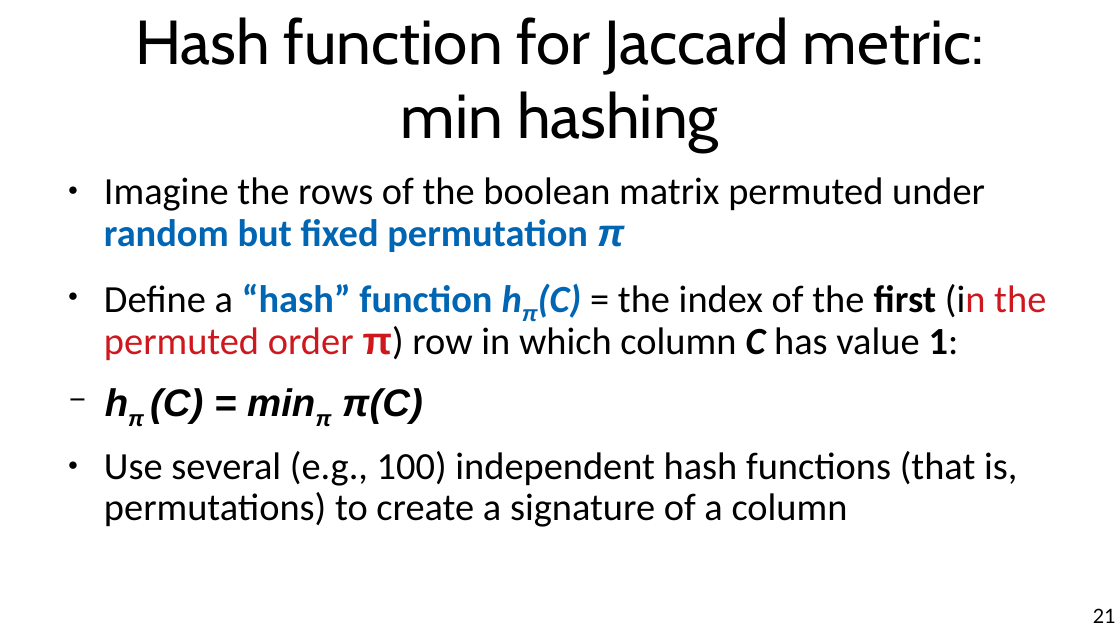
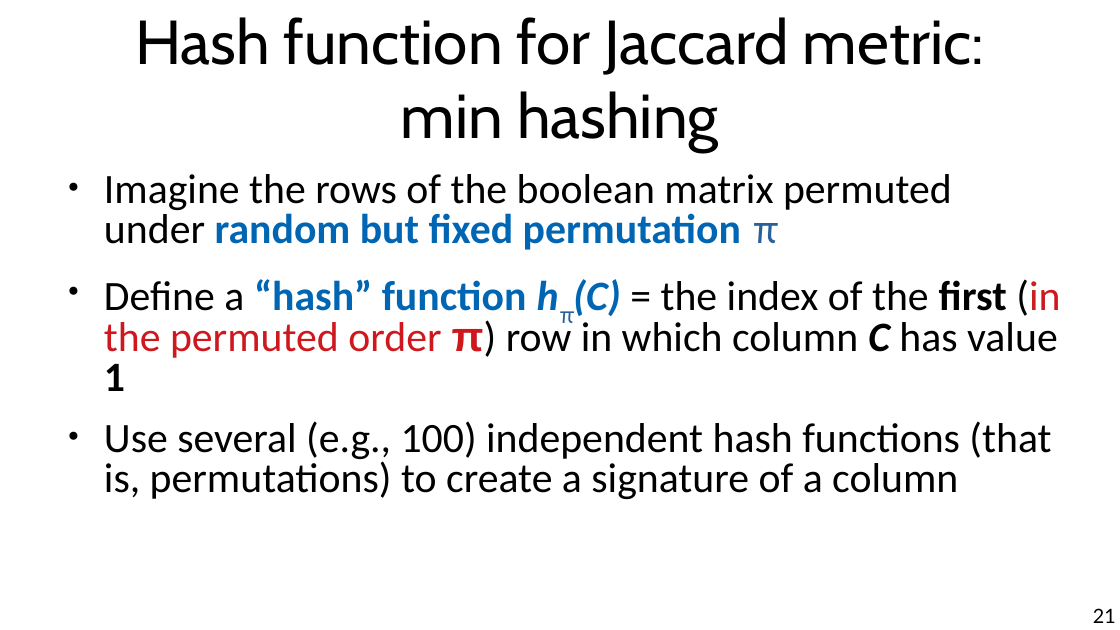
Before and after one commit to chatox/data-mining-course, a slide deck: slide 21 of theory/odp/tt08_near_duplicates.odp. Drawn at 1120x630 pixels with LibreOffice and Linux fonts; fonts in the diff are those of the drawing. Boxes give left, top, right and bottom in pixels: in the first picture for what was removed or moved away, otherwise in the second. Text is boxed around its words. In the diff, an @@ line names an element or a change of style, - is before the commit and + after.

```diff
--- a/theory/odp/tt08_near_duplicates.odp
+++ b/theory/odp/tt08_near_duplicates.odp
@@ text at [104,174,1051,499]: size 27.2 to 29.6 pt in "Imagine the rows of the boolean matrix ...", "Use several (e.g., 100) independent hash functions ..."; font Arial to Karla, text colour #0066B3 to #2A6099, bold off in "π"; line spacing 0.9 to 0.8 @@
@@ text at [104,279,1060,391]: text changed; size 27.2 to 29.6 pt @@
-● Define a “hash” function hπ(C) = the index of the first (in the permuted order π) row in which column C has value 1:
-  − hπ (C) = minπ π(C)
+● Define a “hash” function hπ(C) = the index of the first (in the permuted order π) row in which column C has value 1
```
Also in this commit, not shown: 9 other slides changed, 1 slide added, 2 slides removed, 6 other files.
